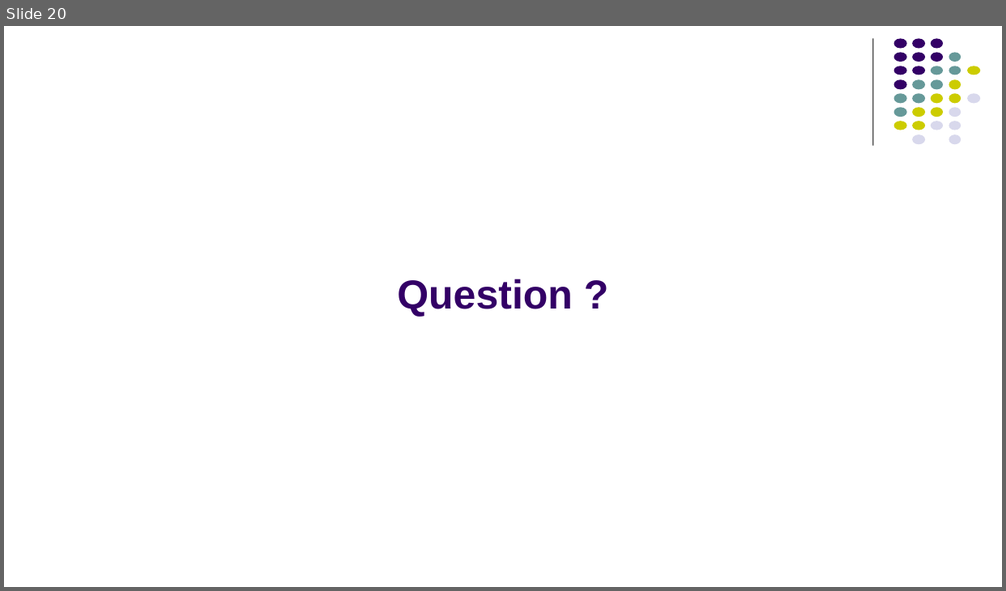
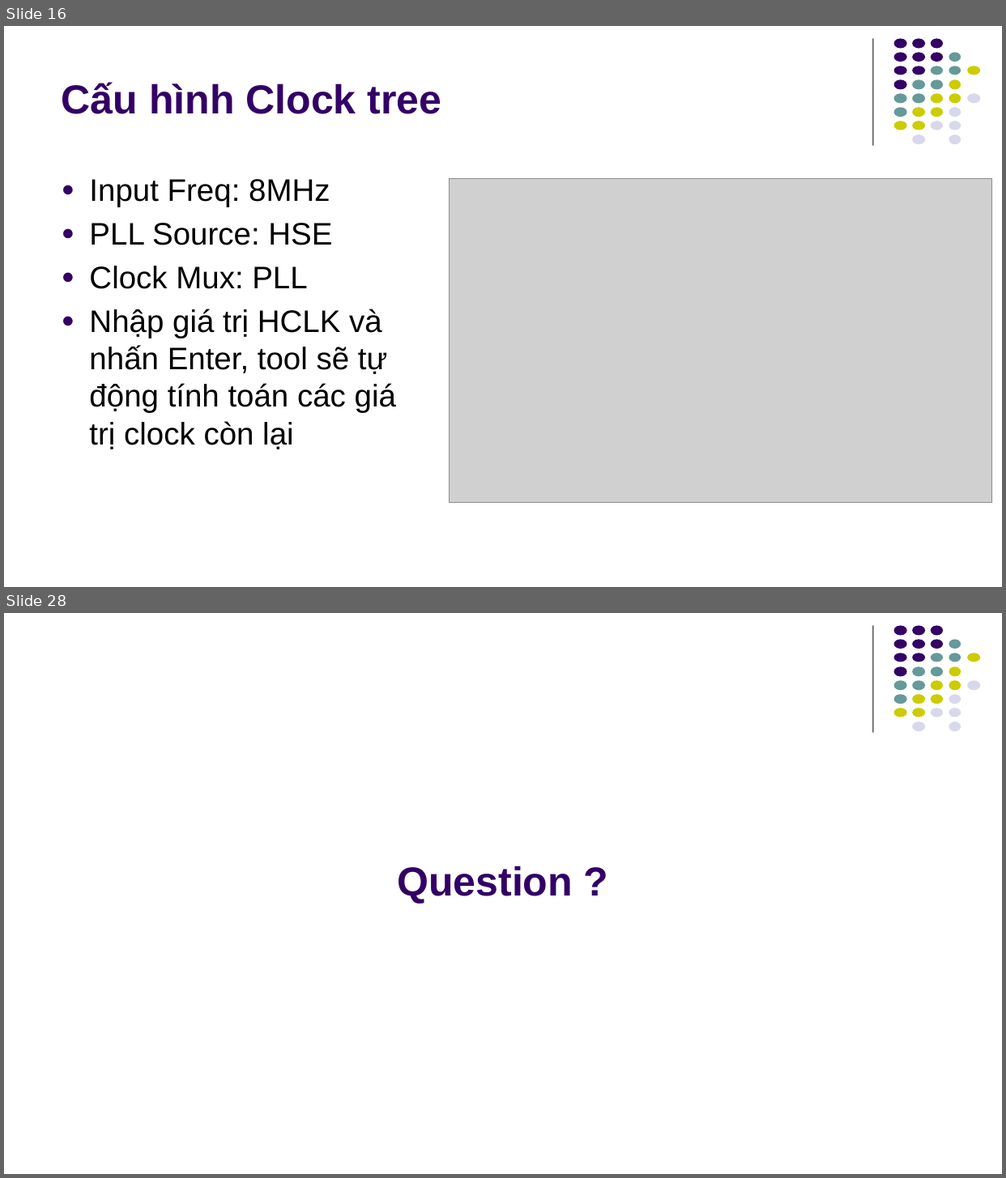
Before and after one commit to kmtekvn/hitech_stm32_basic, a slide deck: 04. Slides/02. STM32 & CubeIDE/Development Guide STM32.pptx. Shown one above the other, each under a label of ours: slide 20 before the commit, slides 16 and 28 after it; the slides between them are not shown. The pictures are 1006x591 and 1006x1178 pixels, drawn with LibreOffice and Linux fonts; fonts in the diff are those of the drawing; grey boxes stand for pictures. Boxes give left, top, right and bottom in pixels: in the first picture for what was removed or moved away, otherwise in the second. Text is boxed around its words. In the diff, an @@ line names an element or a change of style, - is before the commit and + after.

```diff
--- a/04. Slides/02. STM32 & CubeIDE/Development Guide STM32.pptx
+++ b/04. Slides/02. STM32 & CubeIDE/Development Guide STM32.pptx
@@ slide 16 added at [4, 26, 1002, 587], background #FFFFFF; not listed: 32 template elements that a slide beside it also shows @@
@@ title added at [62, 82, 442, 114], 39 pt, text #330066, bold @@
+Cấu hình Clock tree
@@ text added at [89, 179, 396, 450], 30 pt, text #000000 @@
+● Input Freq: 8MHz
+● PLL Source: HSE
+● Clock Mux: PLL
+● Nhập giá trị HCLK và nhấn Enter, tool sẽ tự động tính toán các giá trị clock còn lại
@@ picture added at [449, 179, 991, 503] @@
@@ what was slide 20 is now slide 28 @@
```
Also in this commit, not shown: 14 slides changed, 8 other slides added, 1 slide removed, 7 other files.
